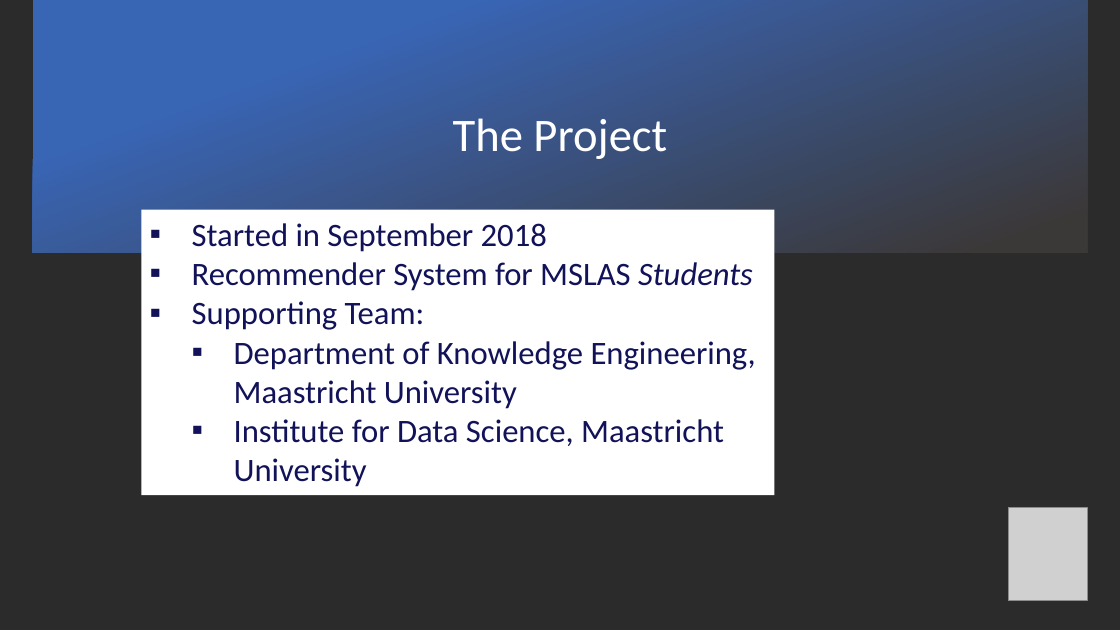
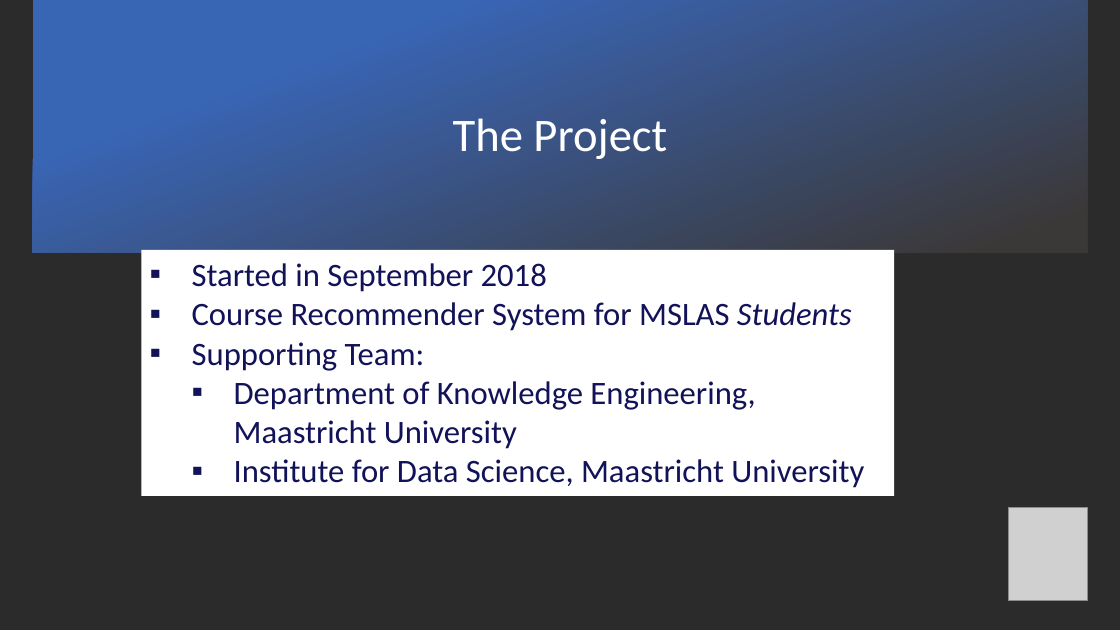
Before and after one commit to DARS-UM/DARS, a slide deck: slide 5 of Output/Communication Material/most recent version.pptx. Drawn at 1120x630 pixels with LibreOffice and Linux fonts; fonts in the diff are those of the drawing; grey boxes stand for pictures; background and template pictures are left out; a plain dark background stands for a picture behind light text. Boxes give left, top, right and bottom in pixels: in the first picture for what was removed or moved away, otherwise in the second. Text is boxed around its words. In the diff, an @@ line names an element or a change of style, - is before the commit and + after.

```diff
--- a/Output/Communication Material/most recent version.pptx
+++ b/Output/Communication Material/most recent version.pptx
@@ rectangle "Started in September 2018" resized from (x1=141, y1=210, x2=775, y2=496) to (x1=141, y1=250, x2=894, y2=497) @@
@@ text in rectangle at (x1=192, y1=302, x2=852, y2=331): text changed @@
-▪ Recommender System for MSLAS Students
+▪ Course Recommender System for MSLAS Students
```
Also in this commit, not shown: 6 other slides changed, 1 slide added, 1 slide removed, 6 other files.
